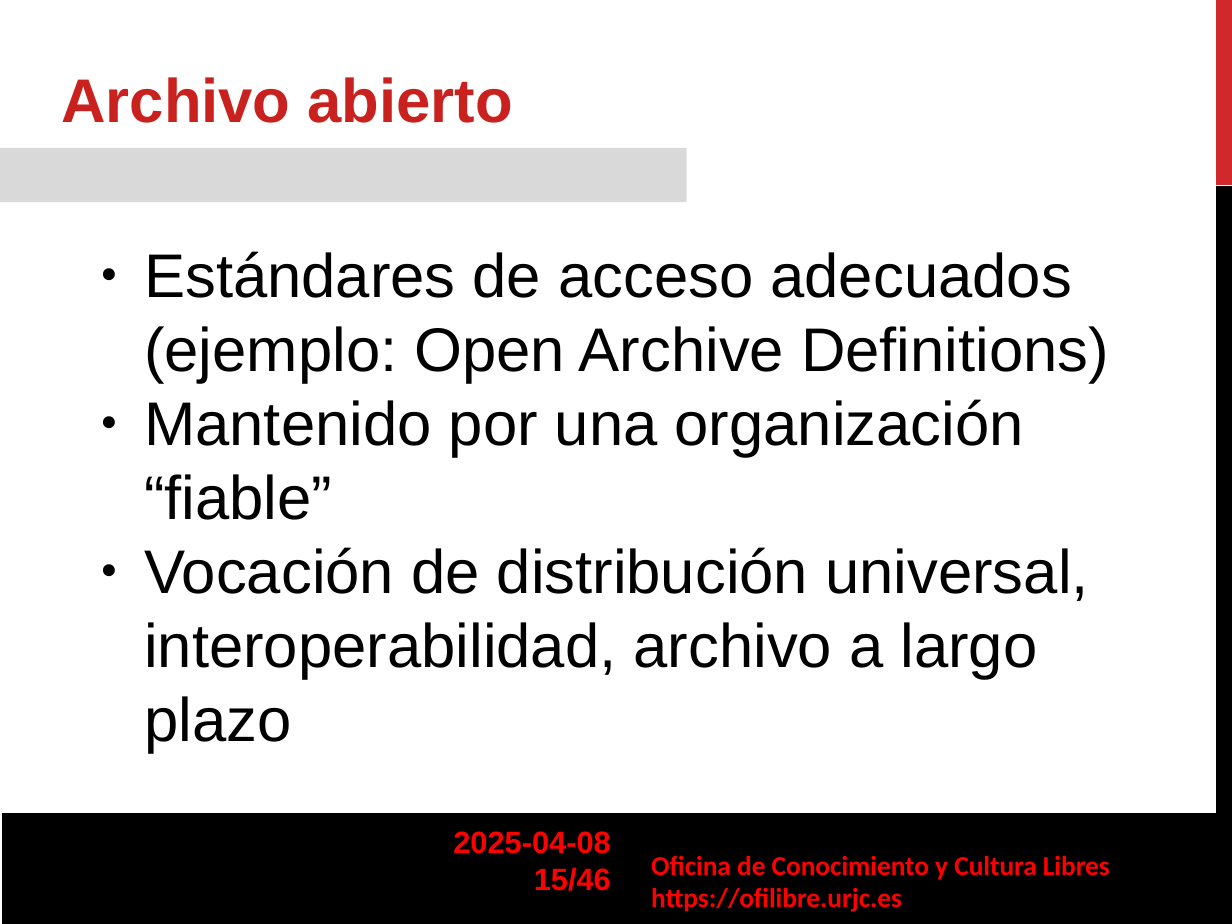
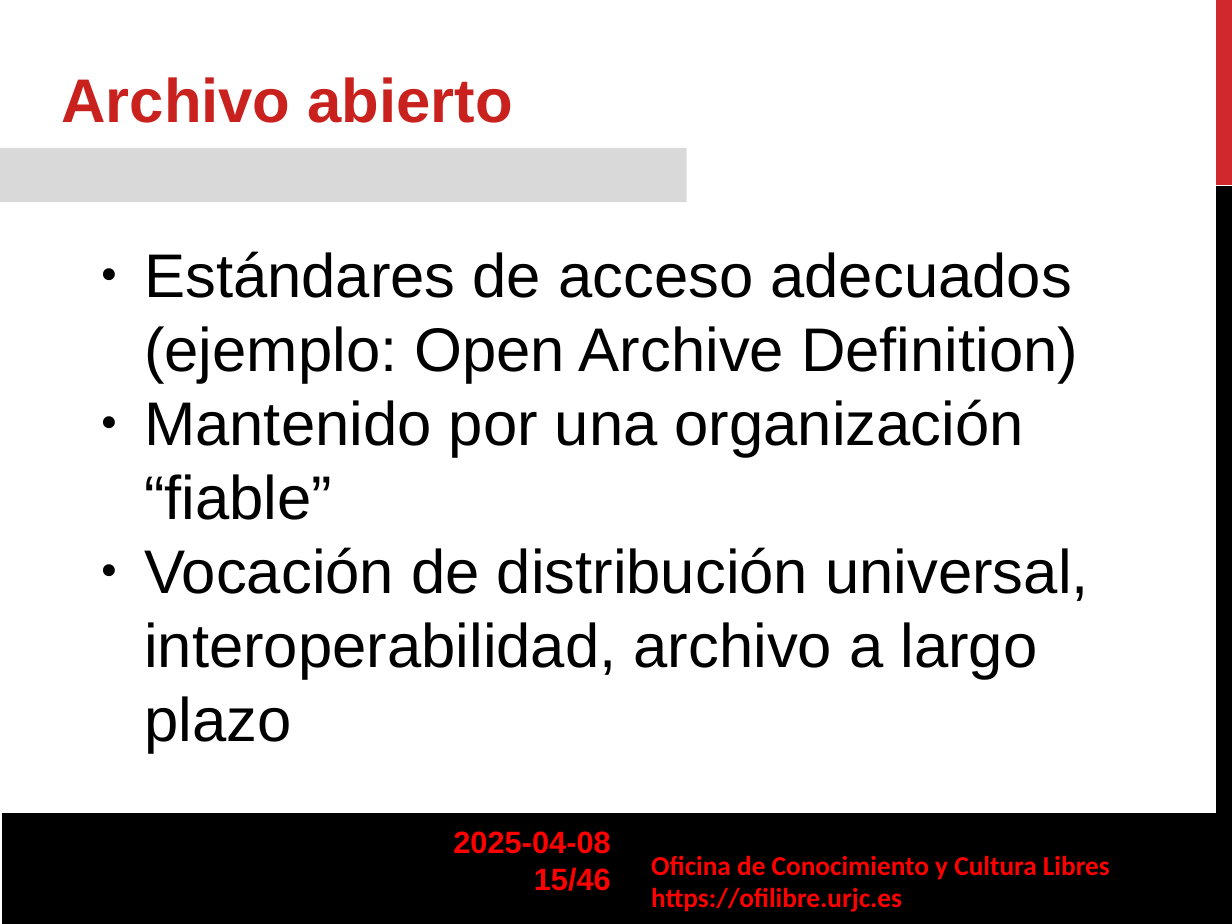
Before and after one commit to roberto-red/ofilibre, a slide deck: slide 15 of static/transpas/ciencia-abierta/Ciencia_Abierta_Etica_EID_2025-04-08.odp. Drawn at 1232x924 pixels with LibreOffice and Linux fonts; fonts in the diff are those of the drawing; background and template pictures are left out. Boxes give left, top, right and bottom in pixels: in the first picture for what was removed or moved away, otherwise in the second. Text is boxed around its words. In the diff, an @@ line names an element or a change of style, - is before the commit and + after.

```diff
--- a/static/transpas/ciencia-abierta/Ciencia_Abierta_Etica_EID_2025-04-08.odp
+++ b/static/transpas/ciencia-abierta/Ciencia_Abierta_Etica_EID_2025-04-08.odp
@@ text in rectangle at box(144, 251, 1078, 383): text changed @@
-● Estándares de acceso adecuados (ejemplo: Open Archive Definitions)
+● Estándares de acceso adecuados (ejemplo: Open Archive Definition)
```
Also in this commit, not shown: 1 other slide changed, 1 other file.
